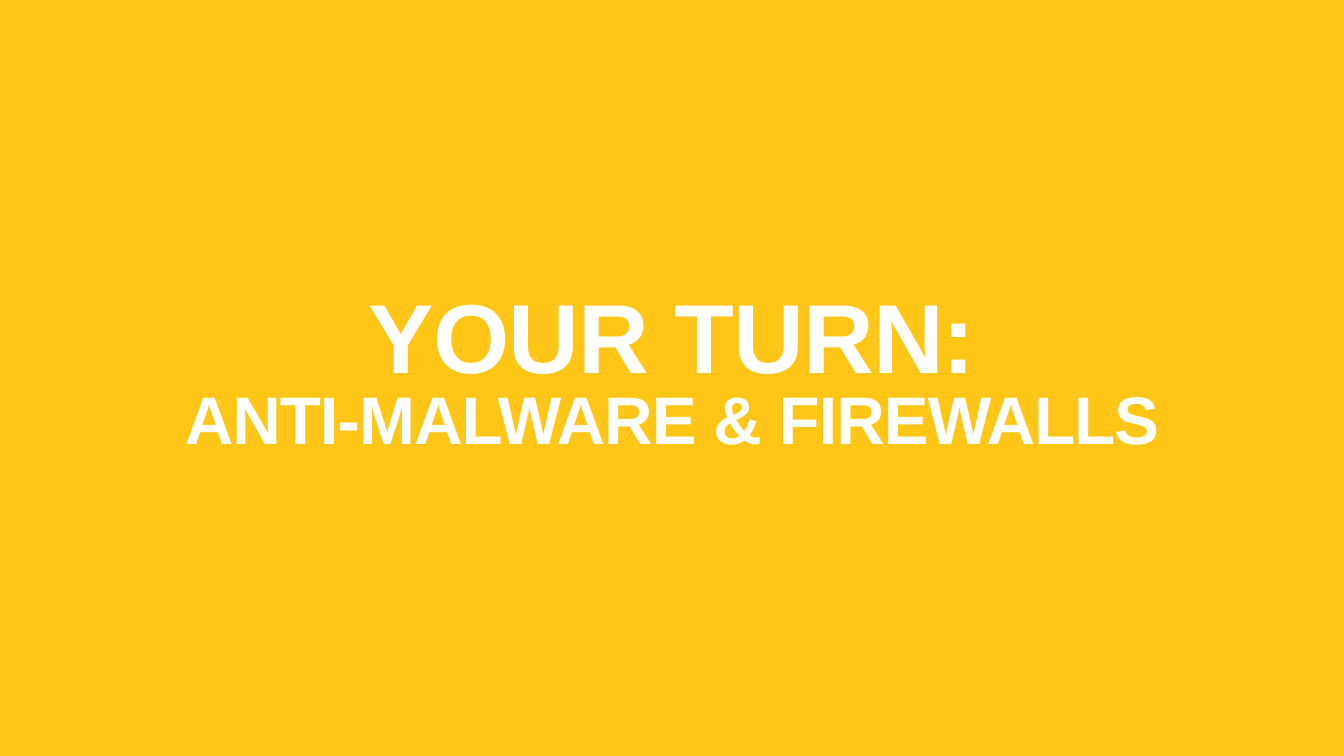
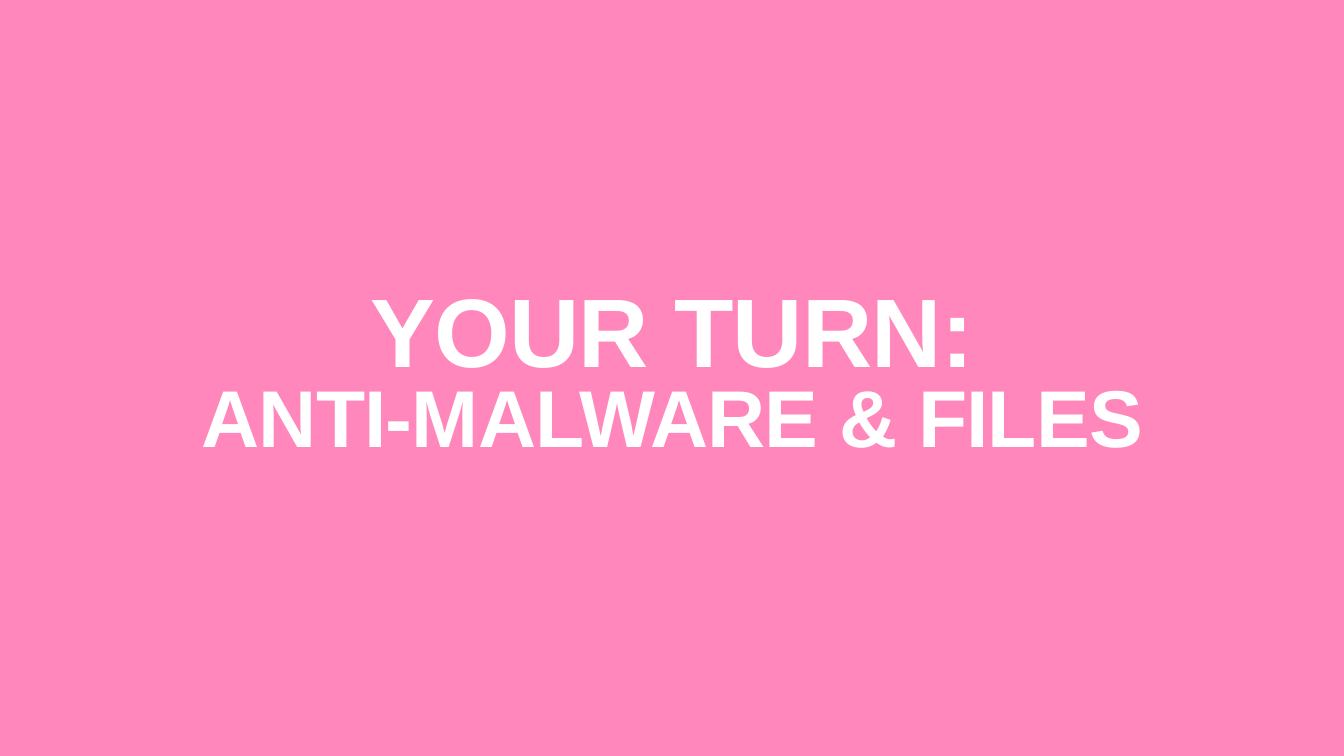
Before and after one commit to TommyWoodley/teaching, a slide deck: slide 10 of Y10/L2/L2.pptx (slide 9 before the commit). Drawn at 1344x756 pixels with LibreOffice and Linux fonts; fonts in the diff are those of the drawing. Boxes give left, top, right and bottom in pixels: in the first picture for what was removed or moved away, otherwise in the second. Text is boxed around its words. In the diff, an @@ line names an element or a change of style, - is before the commit and + after.

```diff
--- a/Y10/L2/L2.pptx
+++ b/Y10/L2/L2.pptx
@@ background #FFC617 to #FF87BB @@
@@ text at [201,299,1143,448]: text changed; size 96 to 115 pt @@
-YOUR TURN:
-ANTI-MALWARE & FIREWALLS
+YOUR TURN:
+ANTI-MALWARE & FILES
```
Also in this commit, not shown: 1 other slide changed, 8 slides added, 9 other files.
